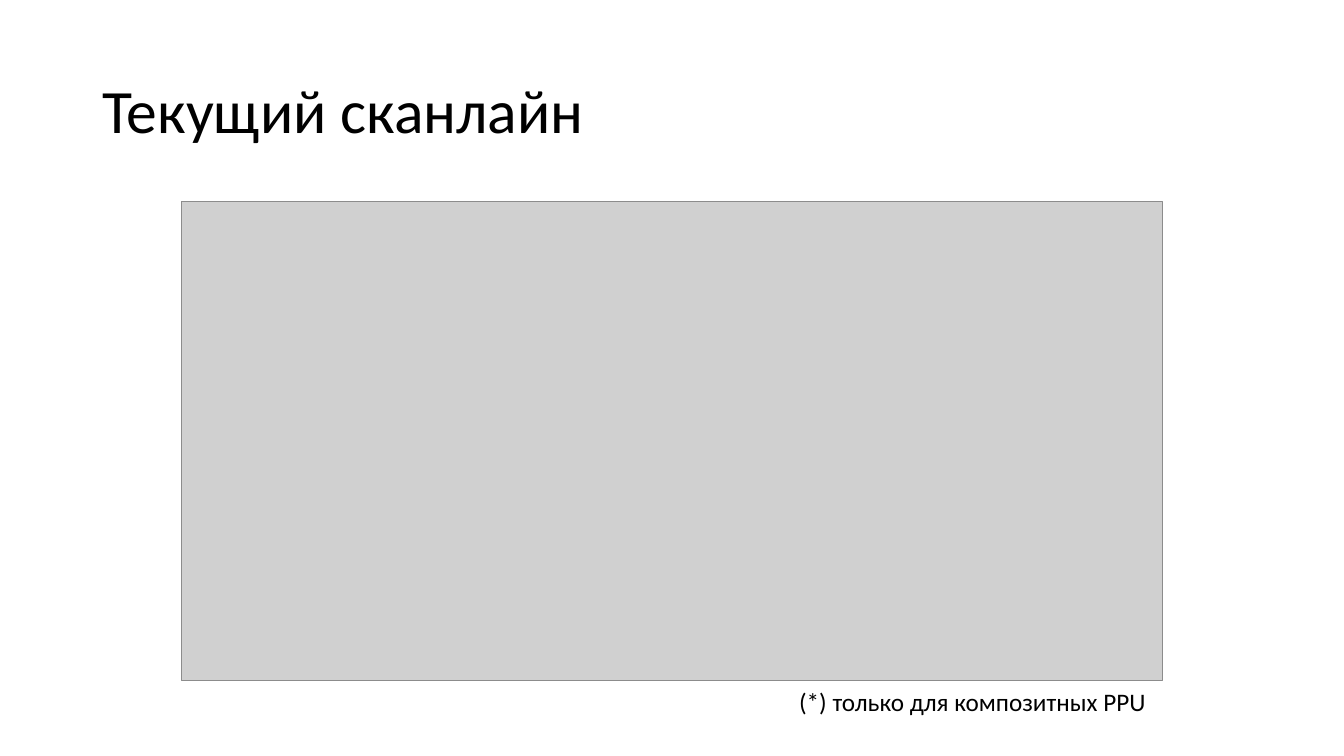
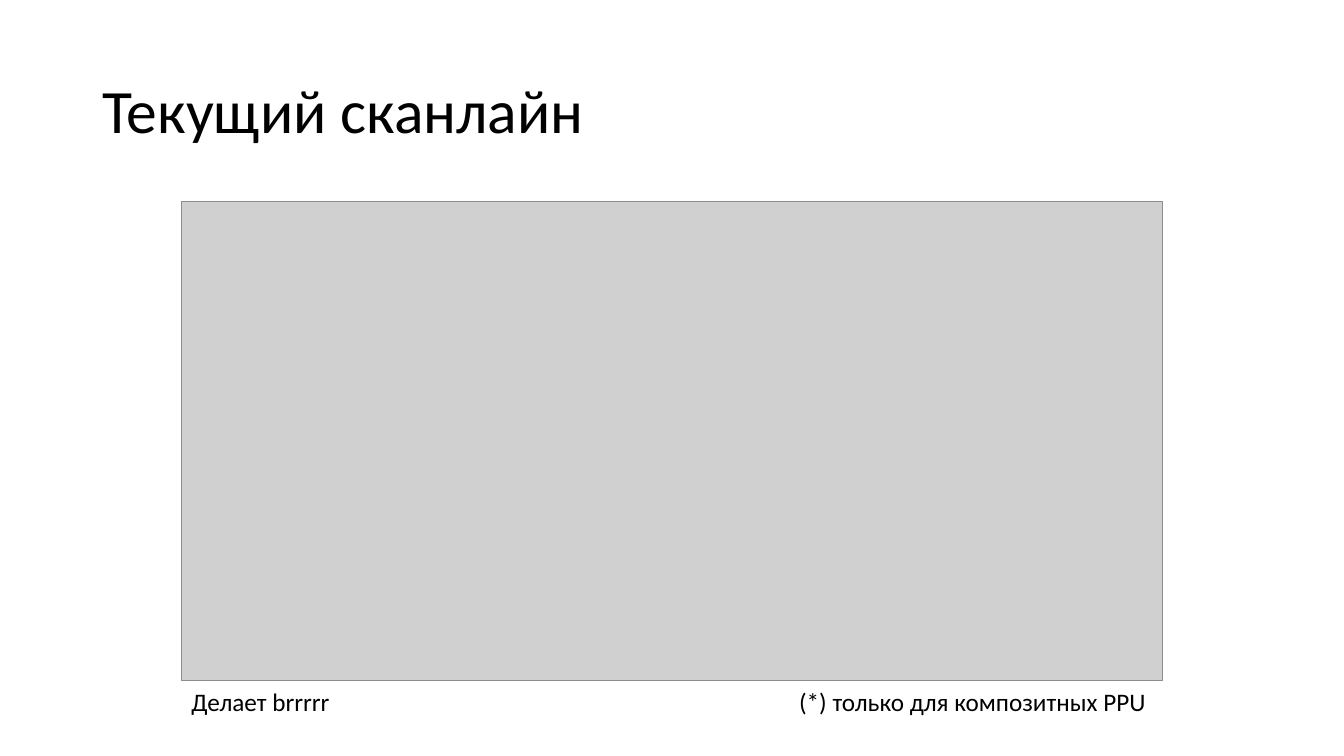
Before and after one commit to emu-russia/breaknes, a slide deck: slide 13 of UserManual/PPUPlayer/PPU_Player_Rus.pptx (slide 14 before the commit). Drawn at 1344x756 pixels with LibreOffice and Linux fonts; fonts in the diff are those of the drawing; grey boxes stand for pictures. Boxes give left, top, right and bottom in pixels: in the first picture for what was removed or moved away, otherwise in the second. Text is boxed around its words. In the diff, an @@ line names an element or a change of style, - is before the commit and + after.

```diff
--- a/UserManual/PPUPlayer/PPU_Player_Rus.pptx
+++ b/UserManual/PPUPlayer/PPU_Player_Rus.pptx
@@ text added at [191, 693, 329, 715], 18 pt, text #000000 @@
+Делает brrrrr
```
Also in this commit, not shown: 2 other slides changed, 3 slides added, 3 other files.
